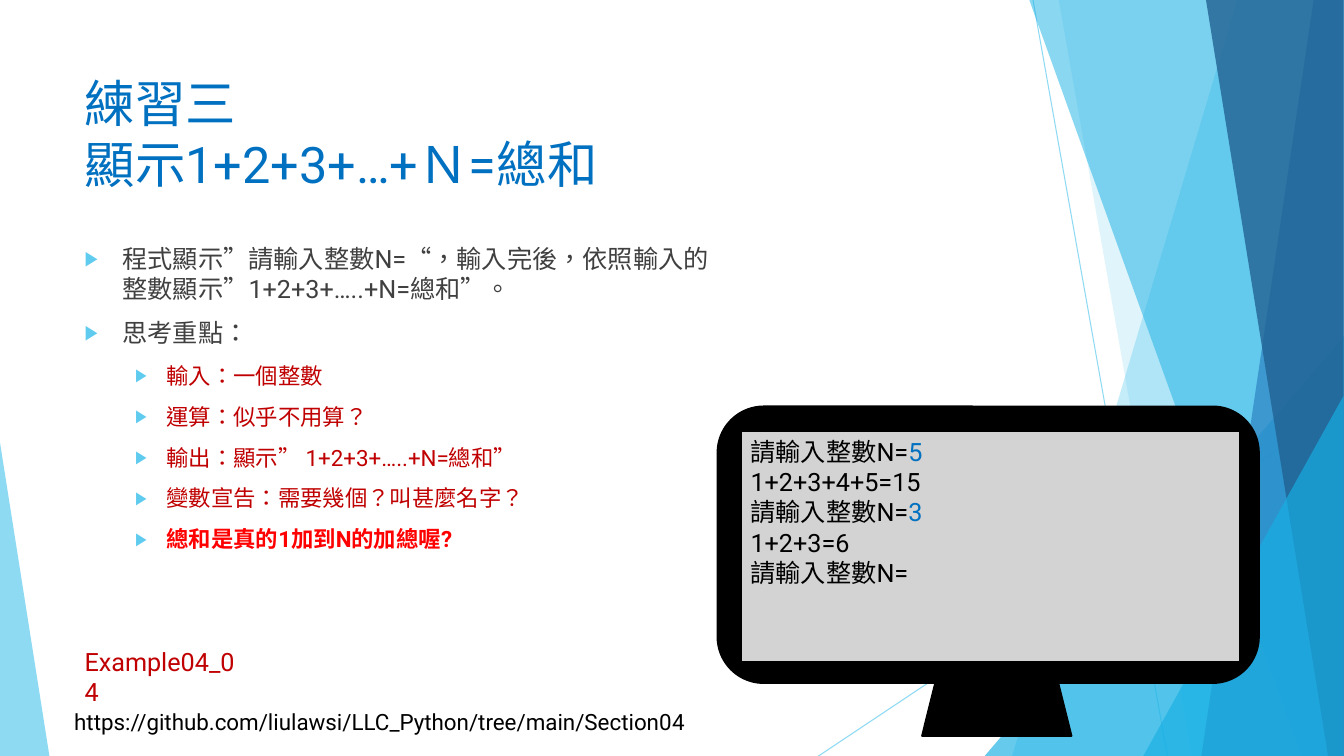
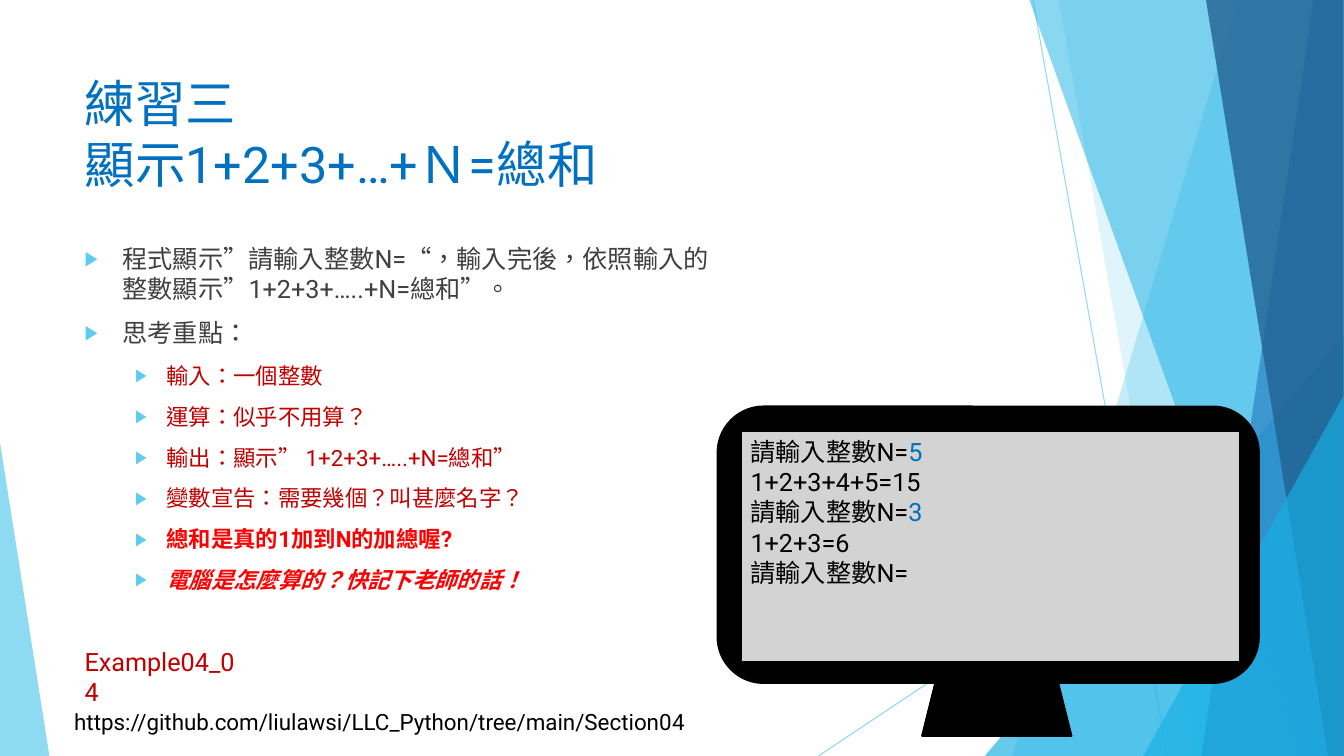
Before and after one commit to liulawsi/My_PPTs, a slide deck: slide 12 of LCC/Python/04_迴圈大法.pptx. Drawn at 1344x756 pixels with LibreOffice and Linux fonts; fonts in the diff are those of the drawing; background and template pictures are left out. Boxes give left, top, right and bottom in pixels: in the first picture for what was removed or moved away, otherwise in the second. Text is boxed around its words. In the diff, an @@ line names an element or a change of style, - is before the commit and + after.

```diff
--- a/LCC/Python/04_迴圈大法.pptx
+++ b/LCC/Python/04_迴圈大法.pptx
@@ text at box(167, 569, 524, 590): paragraph added @@
+  ▶ 電腦是怎麼算的？快記下老師的話！
```
Also in this commit, not shown: 9 other slides changed, 2 slides added, 1 other file.
